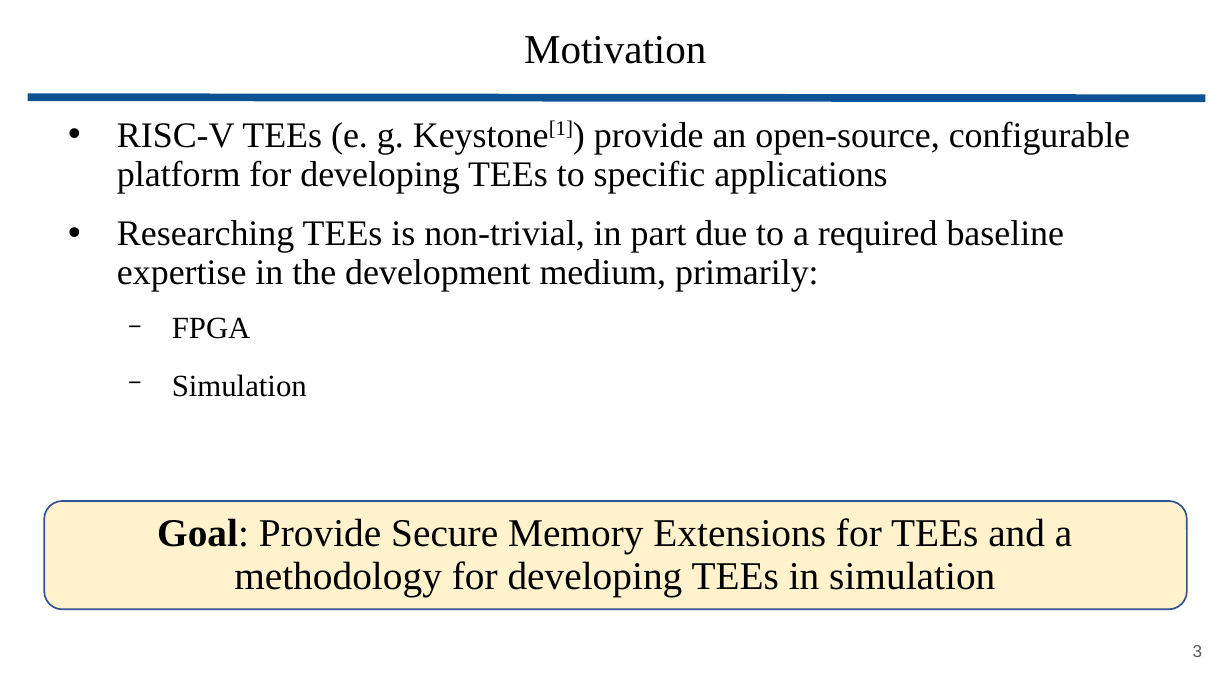
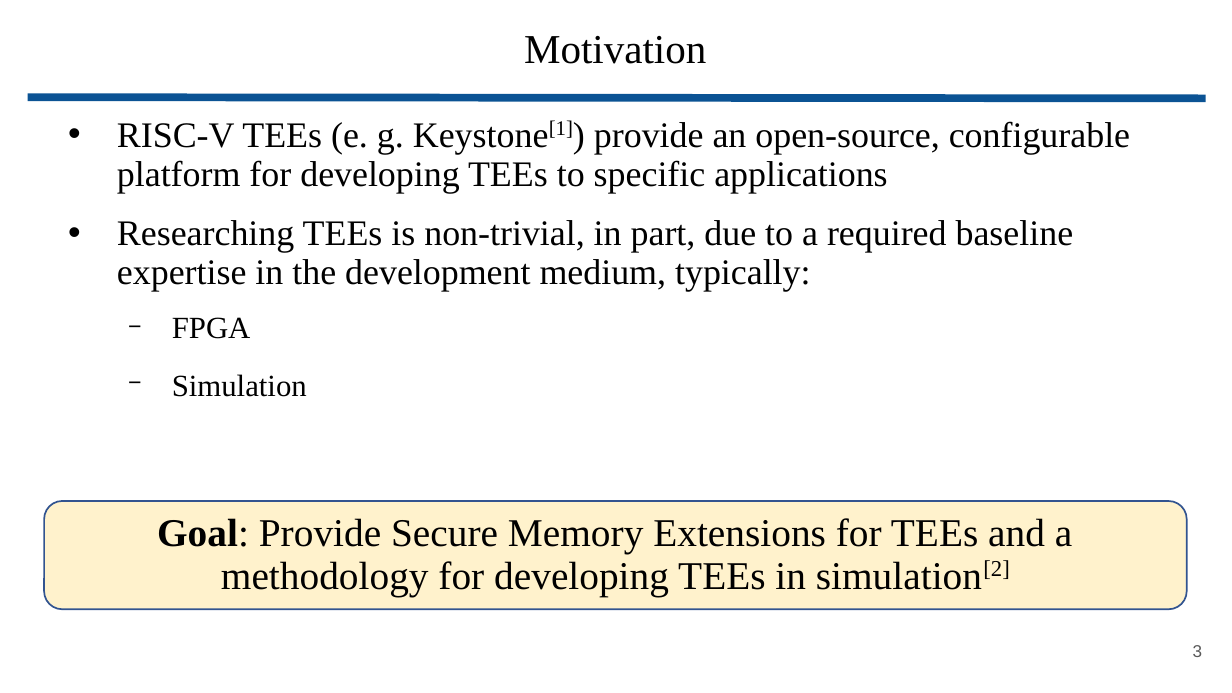
Before and after one commit to wbuz24/grad-research, a slide deck: slide 3 of presentations/YARCH25_lightning.pptx. Drawn at 1232x693 pixels with LibreOffice and Linux fonts; fonts in the diff are those of the drawing. Boxes give left, top, right and bottom in pixels: in the first picture for what was removed or moved away, otherwise in the second. Text is boxed around its words. In the diff, an @@ line names an element or a change of style, - is before the commit and + after.

```diff
--- a/presentations/YARCH25_lightning.pptx
+++ b/presentations/YARCH25_lightning.pptx
@@ text at (117,220,1074,291): text changed @@
-• Researching TEEs is non-trivial, in part due to a required baseline expertise in the development medium, primarily:
+• Researching TEEs is non-trivial, in part, due to a required baseline expertise in the development medium, typically:
@@ text at (157,518,1072,597): text changed @@
-Goal: Provide Secure Memory Extensions for TEEs and a methodology for developing TEEs in simulation
+Goal: Provide Secure Memory Extensions for TEEs and a methodology for developing TEEs in simulation[2]
```
Also in this commit, not shown: 2 other slides changed, 4 slides added, 2 slides removed, 1 other file.
